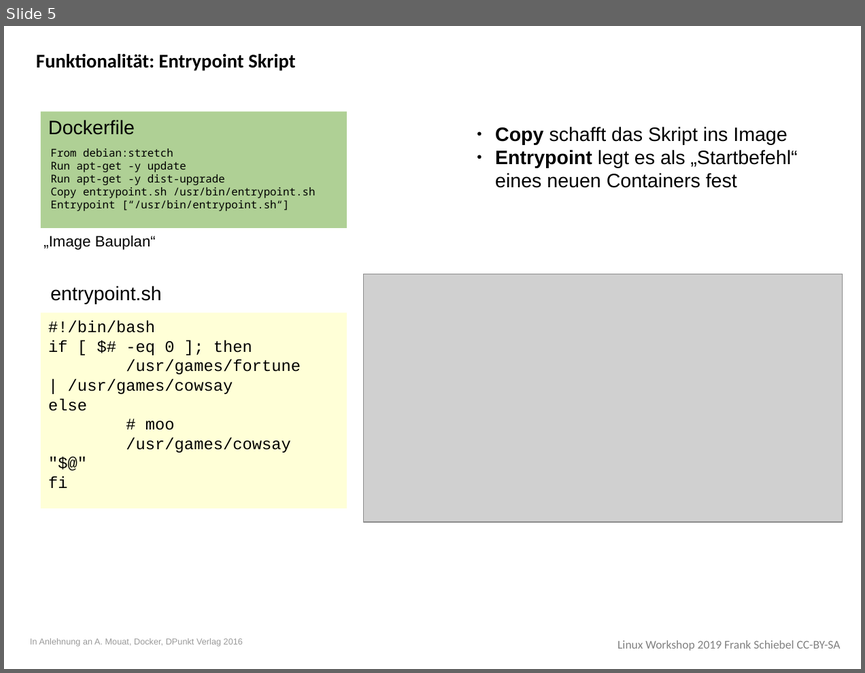
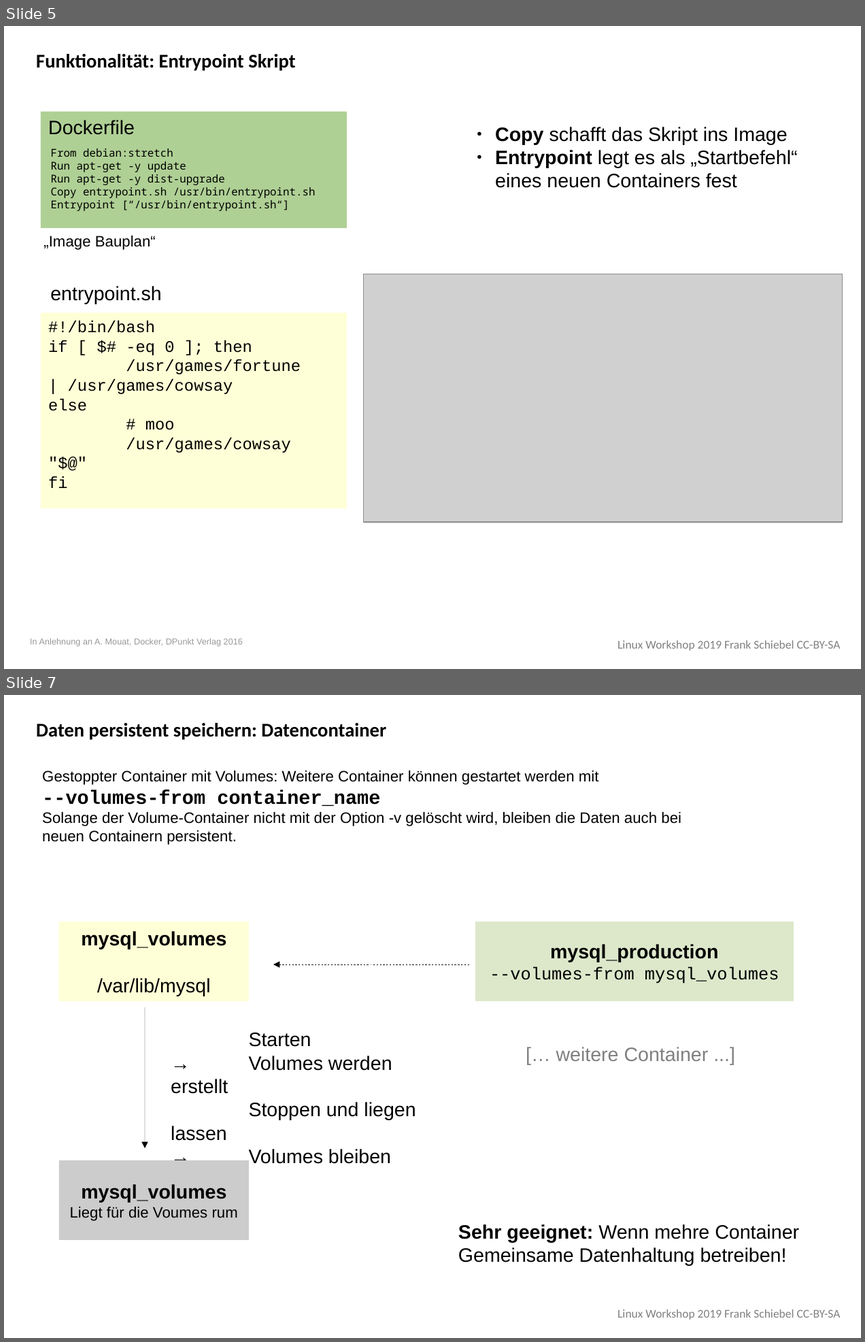
Before and after one commit to ironiemix/lfb-linuxworkshop2019, a slide deck: docker/linux_workshop_docker.odp. Shown one above the other, each under a label of ours: slide 5 before the commit, slides 5 and 7 after it; the slides between them are not shown. The pictures are 865x673 and 865x1342 pixels, drawn with LibreOffice and Linux fonts; fonts in the diff are those of the drawing; grey boxes stand for pictures. Boxes give left, top, right and bottom in pixels: in the first picture for what was removed or moved away, otherwise in the second. Text is boxed around its words. In the diff, an @@ line names an element or a change of style, - is before the commit and + after.

```diff
--- a/docker/linux_workshop_docker.odp
+++ b/docker/linux_workshop_docker.odp
@@ slide 7 added at bbox=[4, 695, 861, 1338], background #FFFFFF; not listed: 1 template element that a slide beside it also shows @@
@@ text added at bbox=[36, 723, 386, 740], 18 pt, text #000000, bold @@
+Daten persistent speichern: Datencontainer
@@ text added at bbox=[42, 770, 681, 845], 14 pt, text #000000 @@
+Gestoppter Container mit Volumes: Weitere Container können gestartet werden mit
+--volumes-from container_name
+Solange der Volume-Container nicht mit der Option -v gelöscht wird, bleiben die Daten auch bei
+neuen Containern persistent.
@@ rectangle added at bbox=[59, 921, 249, 1000], fill #FFFFD7, 18 pt, text #000000 @@
+mysql_volumes
+/var/lib/mysql
@@ rectangle added at bbox=[475, 921, 793, 1000], fill #DDE8CB, 16 pt, text #000000 @@
+mysql_production
+--volumes-from mysql_volumes
@@ arrow added from (469, 964) to (273, 964), #000000 0 pt @@
@@ arrow added from (145, 1008) to (145, 1149), #000000 0 pt @@
@@ text added at bbox=[171, 1032, 415, 1164], 18 pt, text #000000 @@
+Starten
+→ Volumes werden erstellt
+Stoppen und liegen lassen
+→ Volumes bleiben
@@ text added at bbox=[556, 1047, 708, 1061], 18 pt, text #808080 @@
+[… weitere Container ...]
@@ rectangle added at bbox=[59, 1160, 249, 1239], fill #CCCCCC, 14 pt, text #000000 @@
+mysql_volumes
+Liegt für die Voumes rum
@@ text added at bbox=[458, 1224, 799, 1266], 18 pt, text #000000 @@
+Sehr geeignet: Wenn mehre Container
+Gemeinsame Datenhaltung betreiben!
```
Also in this commit, not shown: 1 slide changed, 5 other slides added, 1 other file.
